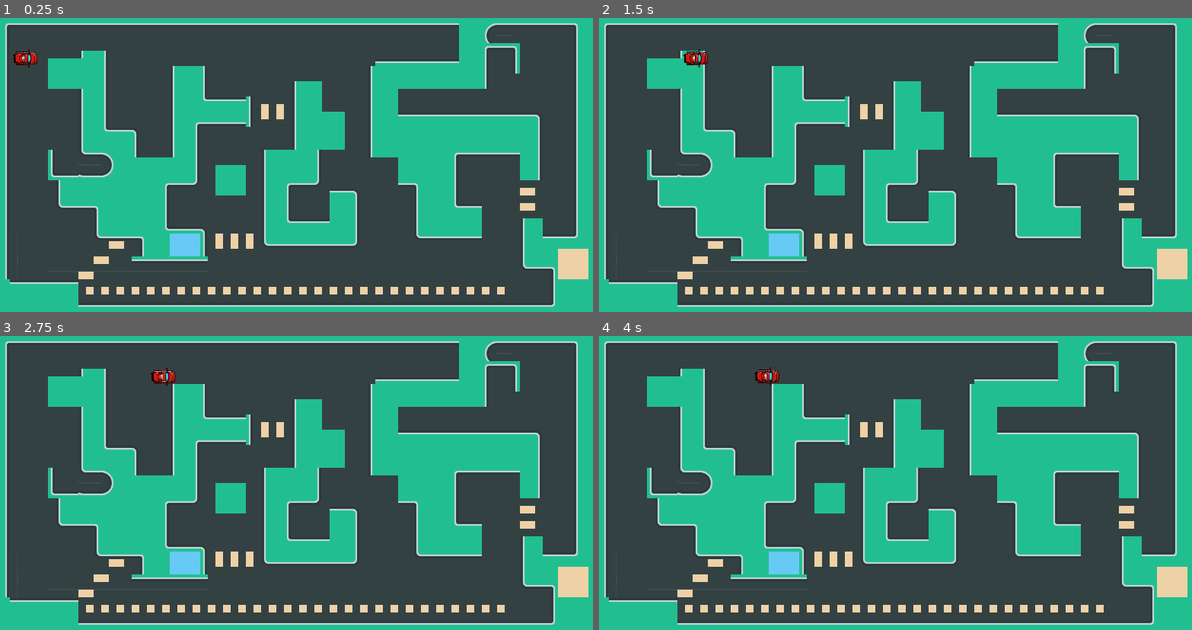
Above: before the commit, frames 1-4 (two rows, left to right).
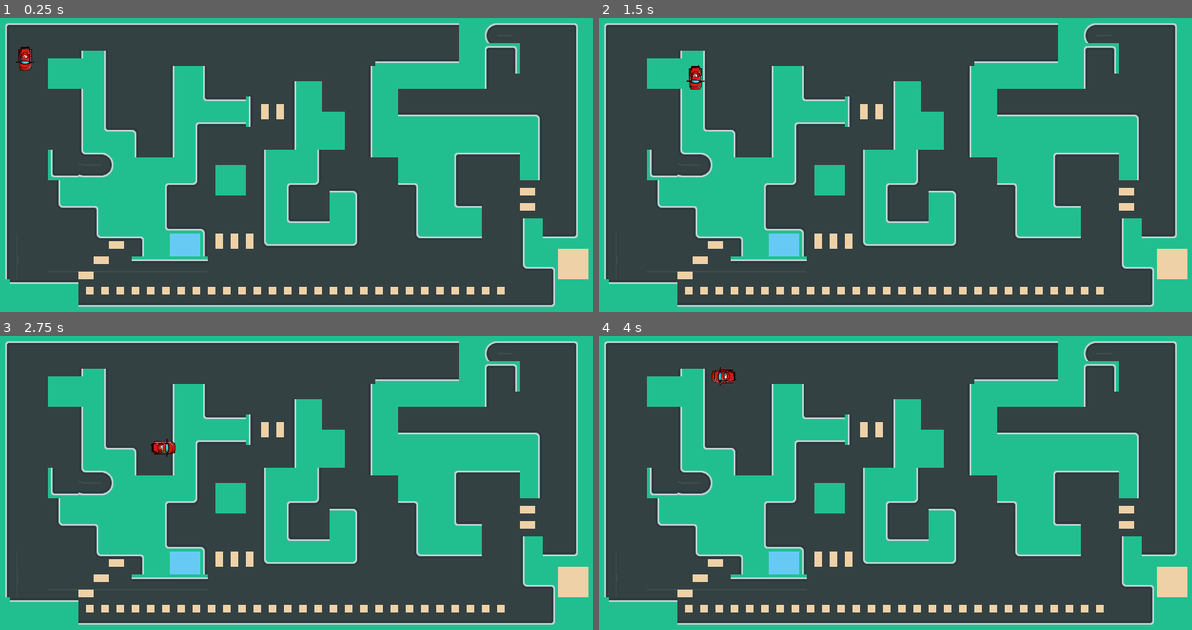
Above: after the commit, the same moments.

Repository: IntrospectiveKitty/Fina-Project_ChoorDash
Game: Godot game, scene res://Main/main.tscn
Same seed, same stepped clock (60 frames per second), same inputs: the game is played once before the commit and once after it.
Inputs:
- Up to frame 1 (0.25 s): no input
- Up to frame 2 (1.5 s): tap Enter at 0.5 s; hold D (move_right) 0.53-1.28 s; hold S (move_down) from 1.28 s (still down)
- Up to frame 3 (2.75 s): release S (move_down) at 2.03 s; hold D (move_right) from 2.03 s (still down)
- Up to frame 4 (4 s): release D (move_right) at 2.78 s; hold W (move_up) 2.78-3.53 s; hold A (move_left) from 3.53 s (still down)

The runs differ from the first frame. In frame 1, 0.2% of the frame differs, in the area x 2-7%, y 9-18%; in frame 2, 0.3%; in frame 3, 0.4%, in the area x 25-30%, y 10-42%; in frame 4, 0.3%.

Commit message:
movement better

Diff:
--- a/ChoorDash/Code/Main/main.tscn
+++ b/ChoorDash/Code/Main/main.tscn
@@ -1,18 +1,14 @@
-[gd_scene load_steps=5 format=3 uid="uid://cnmnu8gupchei"]
+[gd_scene load_steps=4 format=3 uid="uid://cnmnu8gupchei"]
 
 [ext_resource type="Script" path="res://Main/main.gd" id="1_tg8x6"]
 [ext_resource type="PackedScene" uid="uid://mo42hre6jdkg" path="res://driver_player.tscn" id="2_88men"]
-[ext_resource type="Texture2D" uid="uid://dnmu1gg40bocw" path="res://assets/Car.png" id="2_vvbx6"]
 [ext_resource type="PackedScene" uid="uid://c71a238xdq1sj" path="res://level_1.tscn" id="4_ck5bg"]
 
 [node name="Main" type="Node"]
 script = ExtResource("1_tg8x6")
 
 [node name="DriverPlayer" parent="." instance=ExtResource("2_88men")]
-position = Vector2(56, 48)
-
-[node name="Car" type="Sprite2D" parent="."]
-position = Vector2(184, 88)
-texture = ExtResource("2_vvbx6")
+position = Vector2(64, 96)
+rotation = 6.28318
 
 [node name="Level1" parent="." instance=ExtResource("4_ck5bg")]
--- a/ChoorDash/Code/assets/driver_player.gd
+++ b/ChoorDash/Code/assets/driver_player.gd
@@ -5,6 +5,8 @@
 func _process(delta):
 	#give player direction, vector(x,y)
 	var velocity = Vector2(0,-1)
+
+
 	if Input.is_action_pressed("move_right"):
 		#move the horizontal dirc: velocity (x)
 		rotation_degrees = 270
@@ -13,19 +15,22 @@
 		position += velocity * delta
 
 	if Input.is_action_pressed("move_left"):
-		velocity.x = -1
+		rotation_degrees = 90
+		velocity.x = -speed
 		velocity.y = 0
 		position += velocity * delta
 
 
 	if Input.is_action_pressed("move_up"):
-		velocity.y = -1
+		rotation_degrees = 180
+		velocity.y = -speed
 		velocity.x = 0
 		position += velocity * delta
 
 
 	if Input.is_action_pressed("move_down"):
-		velocity.y = 1
+		rotation_degrees = 0
+		velocity.y = speed
 		velocity.x = 0
 		position += velocity * delta
 
--- a/ChoorDash/Code/driver_player.tscn
+++ b/ChoorDash/Code/driver_player.tscn
@@ -7,7 +7,7 @@
 size = Vector2(88.7855, 23.9471)
 
 [node name="DriverPlayer" type="CharacterBody2D"]
-rotation = 4.71238
+rotation = 6.28318
 up_direction = Vector2(-0.894427, -0.447214)
 script = ExtResource("1_ep4nv")
 
